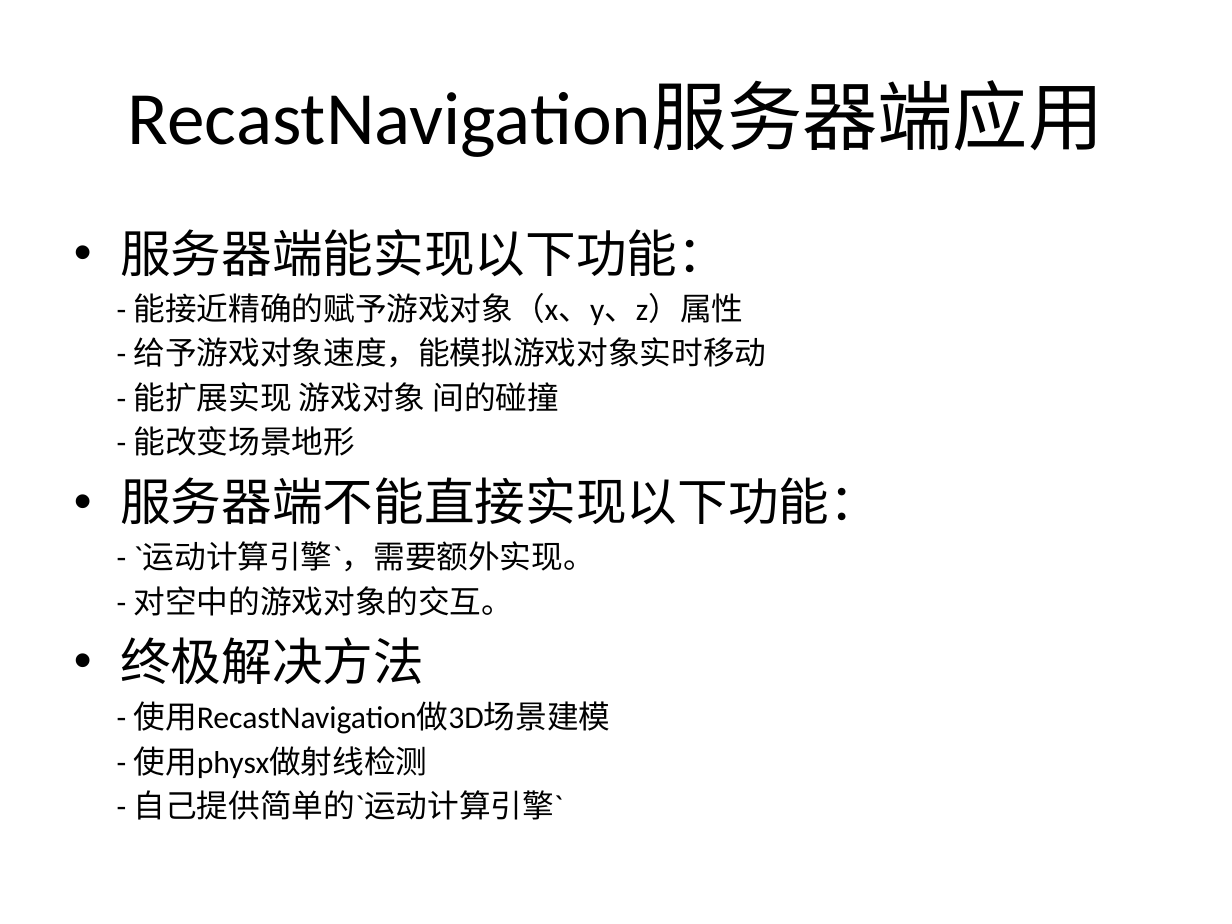
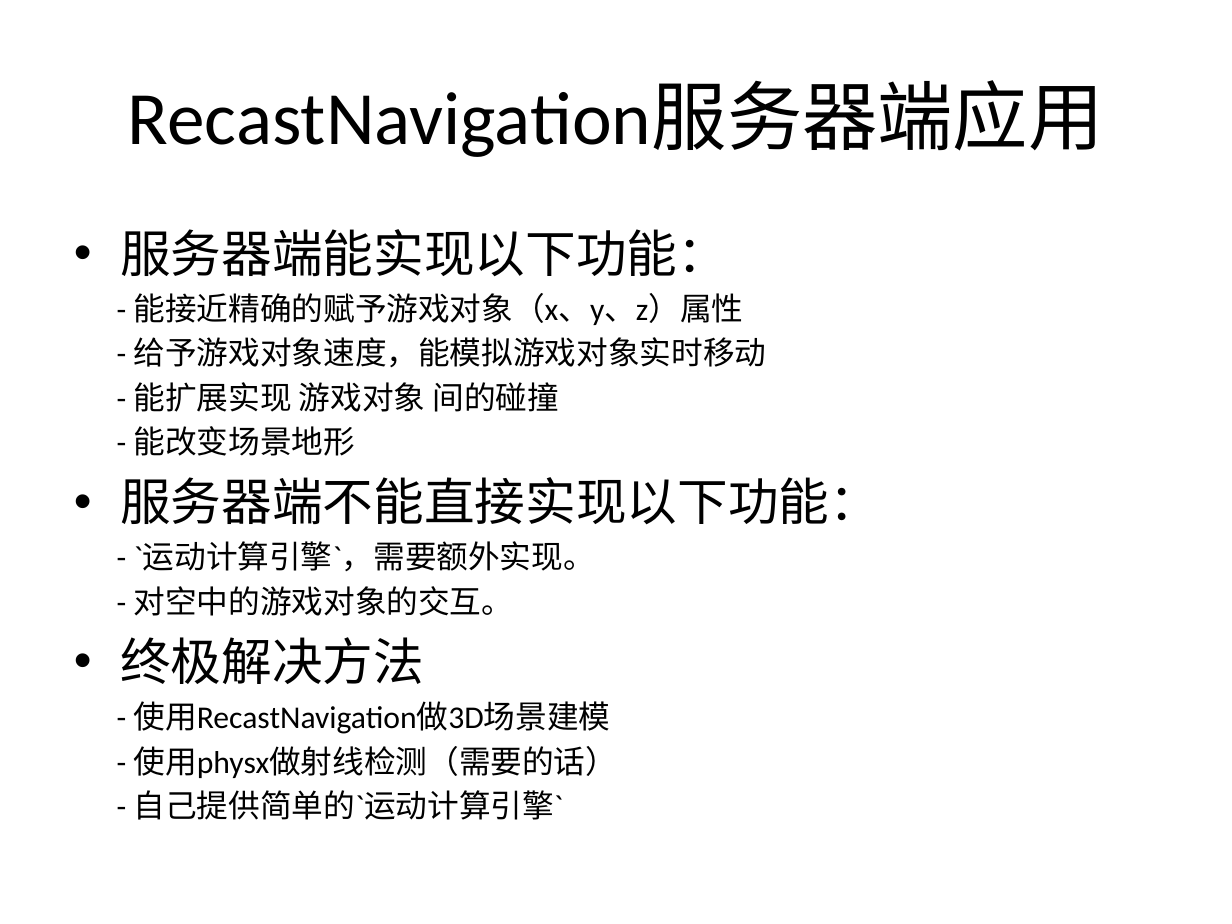
Before and after one commit to fananchong/NavMeshScene, a slide deck: slide 7 of wiki/recastnavigation介绍.pptx. Drawn at 1232x924 pixels with LibreOffice and Linux fonts; fonts in the diff are those of the drawing; background and template pictures are left out. Boxes give left, top, right and bottom in pixels: in the first picture for what was removed or moved away, otherwise in the second. Text is boxed around its words. In the diff, an @@ line names an element or a change of style, - is before the commit and + after.

```diff
--- a/wiki/recastnavigation介绍.pptx
+++ b/wiki/recastnavigation介绍.pptx
@@ text at bbox=[134, 746, 618, 778]: text changed @@
-- 使用physx做射线检测
+- 使用physx做射线检测（需要的话）
```
Also in this commit, not shown: 1 slide added, 2 other files.
